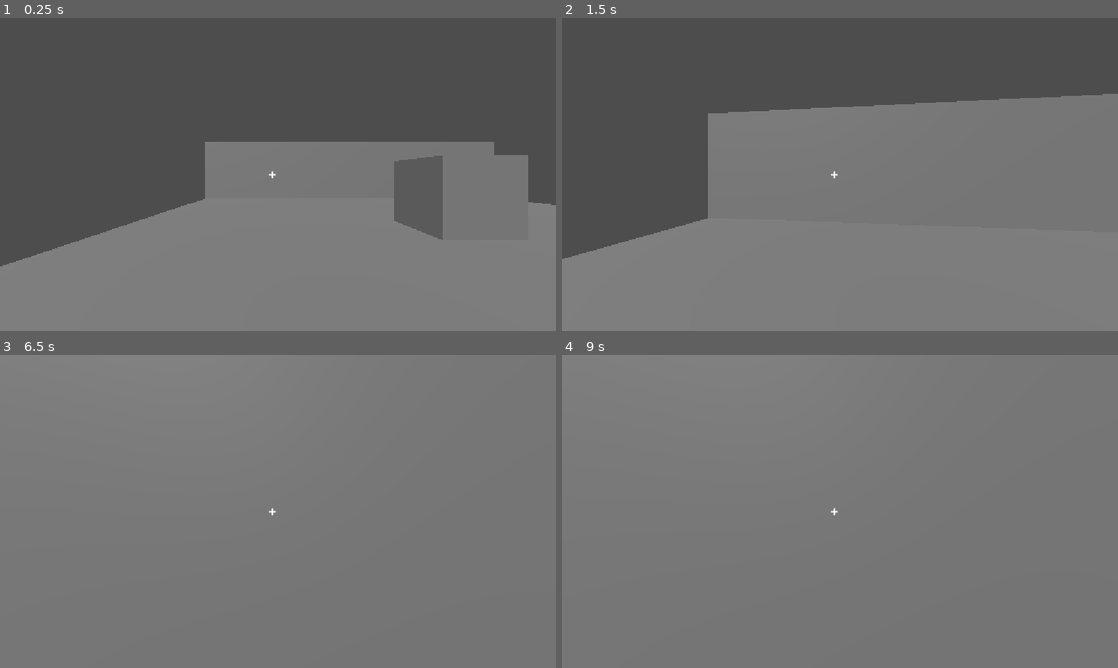
Above: before the commit, frames 1-4 (two rows, left to right).
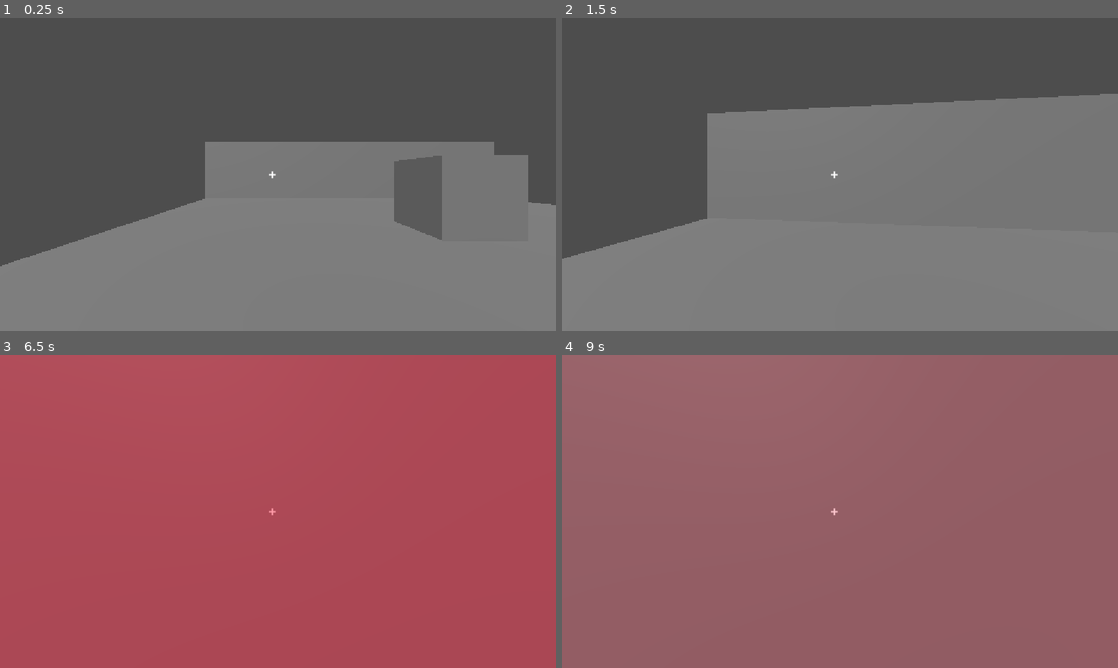
Above: after the commit, the same moments.

Repository: xXJotaHacheXx/Socavon
Game: Godot game, scene res://escenas/prueba.tscn
The game is run twice, just before and just after one commit, with the same random seed, the same clock (stepped at 60 frames per second) and the same inputs.
Inputs (mouse positions are in pixels of both pictures, inside the frame that each line leads up to):
- Up to frame 1 (0.25 s): no input
- Up to frame 2 (1.5 s): tap Enter at 0.5 s; move the mouse to (867, 174) at 0.52 s; hold Shift (correr) 0.53-1.28 s; hold W (adelante) from 0.53 s (still down); move the mouse to (812, 174) at 1.27 s; click (812, 174) at 1.35 s
- Up to frame 3 (6.5 s): move the mouse to (289, 505) at 2.02 s; hold Shift (correr) 2.03-2.78 s; tap Space at 2.75, 5 s; move the mouse to (272, 517) at 2.77 s; click (272, 517) at 2.85 s; tap Enter at 3.5, 5.75 s; move the mouse to (316, 514) at 3.52 s; hold Shift (correr) 3.53-4.28 s; move the mouse to (233, 508) at 4.27 s; click (233, 508) at 4.35 s; move the mouse to (283, 511) at 5.02 s; hold Shift (correr) 5.03-5.78 s; move the mouse to (255, 505) at 5.77 s; release W (adelante) at 5.78 s; hold D (derecha) from 5.78 s (still down); click (255, 505) at 5.85 s
- Up to frame 4 (9 s): move the mouse to (867, 511) at 6.52 s; release D (derecha) at 6.53 s; hold Shift (correr) 6.53-7.28 s; hold W (adelante) 6.53-8.78 s; tap Space at 7.25 s; move the mouse to (812, 511) at 7.27 s; click (812, 511) at 7.35 s; move the mouse to (851, 505) at 8.02 s; hold Shift (correr) 8.03-8.78 s; move the mouse to (834, 517) at 8.77 s; hold A (izquierda) from 8.78 s (still down); click (834, 517) at 8.85 s

The runs differ from the first frame. In frame 1, less than 0.1% of the frame differs, in the area x 0-98%, y 44-80%; in frame 2, less than 0.1%; in frame 3, 100%, in the area x 0-100%, y 0-100%; in frame 4, 100%.

Commit message:
Barretero: maruina de estados, navegacion y muerte

Diff:
--- /dev/null
+++ b/escenas/barretero.tscn
@@ -0,0 +1,23 @@
+[gd_scene format=3 uid="uid://ptbu42m5anjk"]
+
+[ext_resource type="Script" uid="uid://j025snewab0h" path="res://scripts/barretero.gd" id="1_luhem"]
+
+[sub_resource type="CapsuleShape3D" id="CapsuleShape3D_cg8h7"]
+radius = 0.4
+height = 1.8
+
+[sub_resource type="BoxMesh" id="BoxMesh_cg8h7"]
+size = Vector3(0.8, 1.8, 0.45)
+
+[node name="Barretero" type="CharacterBody3D" unique_id=1066758173]
+script = ExtResource("1_luhem")
+
+[node name="CollisionShape3D" type="CollisionShape3D" parent="." unique_id=1028749252]
+transform = Transform3D(1, 0, 0, 0, 1, 0, 0, 0, 1, 0, 0.9, 0)
+shape = SubResource("CapsuleShape3D_cg8h7")
+
+[node name="Cuerpo" type="MeshInstance3D" parent="." unique_id=1057062020]
+transform = Transform3D(1, 0, 0, 0, 1, 0, 0, 0, 1, 0, 0.9, 0)
+mesh = SubResource("BoxMesh_cg8h7")
+
+[node name="NavigationAgent3D" type="NavigationAgent3D" parent="." unique_id=1577971917]
--- a/escenas/jugador.tscn
+++ b/escenas/jugador.tscn
@@ -7,9 +7,7 @@
 radius = 0.4
 height = 1.8
 
-[sub_resource type="CapsuleMesh" id="CapsuleMesh_whjgx"]
-
-[node name="Jugador" type="CharacterBody3D" unique_id=567177567]
+[node name="Jugador" type="CharacterBody3D" unique_id=567177567 groups=["jugador"]]
 script = ExtResource("1_tml57")
 
 [node name="CollisionShape3D" type="CollisionShape3D" parent="." unique_id=1163978527]
@@ -29,10 +27,6 @@
 light_energy = 4.0
 omni_range = 6.0
 
-[node name="MeshInstance3D" type="MeshInstance3D" parent="." unique_id=1004671964]
-transform = Transform3D(1, 0, 0, 0, 1, 0, 0, 0, 1, 0, 0.9, 0)
-mesh = SubResource("CapsuleMesh_whjgx")
-
 [node name="HUD" type="CanvasLayer" parent="." unique_id=2107753356]
 
 [node name="Label" type="Label" parent="HUD" unique_id=1309283211]
@@ -49,3 +43,12 @@
 grow_vertical = 2
 theme_override_font_sizes/font_size = 28
 text = "+"
+
+[node name="Dano" type="ColorRect" parent="HUD" unique_id=1701464851]
+anchors_preset = 15
+anchor_right = 1.0
+anchor_bottom = 1.0
+grow_horizontal = 2
+grow_vertical = 2
+mouse_filter = 2
+color = Color(1, 0, 0.12941177, 0)
--- a/escenas/prueba.tscn
+++ b/escenas/prueba.tscn
@@ -2,6 +2,13 @@
 
 [ext_resource type="PackedScene" uid="uid://bj7n5u2bfpyiq" path="res://escenas/jugador.tscn" id="1_bfths"]
 [ext_resource type="Script" uid="uid://ciqa56cv0u5kc" path="res://scripts/blanco.gd" id="2_2jt68"]
+[ext_resource type="PackedScene" uid="uid://ptbu42m5anjk" path="res://escenas/barretero.tscn" id="3_mdukl"]
+
+[sub_resource type="NavigationMesh" id="NavigationMesh_cg8h7"]
+vertices = PackedVector3Array(-9.420843, -0.59780455, -7.6428213, -9.420843, -0.59780455, 8.857179, 9.579157, -0.59780455, 8.857179, 9.579157, -0.59780455, -7.6428213)
+polygons = [PackedInt32Array(3, 2, 0), PackedInt32Array(0, 2, 1)]
+geometry_parsed_geometry_type = 1
+agent_height = 1.8
 
 [sub_resource type="BoxMesh" id="BoxMesh_cg8h7"]
 
@@ -9,34 +16,41 @@
 
 [node name="Prueba" type="Node3D" unique_id=669747661]
 
-[node name="Piso" type="CSGBox3D" parent="." unique_id=1783359532]
-transform = Transform3D(1, 0, 0, 0, 1, 0, 0, 0, 1, 0.13950908, -1.5978045, 0.6071787)
-use_collision = true
-size = Vector3(20, 1, 20)
-
-[node name="Pared1" type="CSGBox3D" parent="." unique_id=1148852472]
-transform = Transform3D(1, 0, 0, 0, 1, 0, 0, 0, 1, 0.118, 1, 10)
-use_collision = true
-size = Vector3(20, 4, 1)
-
-[node name="Pared2" type="CSGBox3D" parent="." unique_id=1396580068]
-transform = Transform3D(1, 0, 0, 0, 1, 0, 0, 0, 1, 0.0791567, 0.8249574, -8.84316)
-use_collision = true
-size = Vector3(20, 4, 1)
-
 [node name="DirectionalLight3D" type="DirectionalLight3D" parent="." unique_id=813810445]
 transform = Transform3D(0.8660254, 0.35355338, -0.35355338, 0, 0.70710677, 0.70710677, 0.5, -0.6123724, 0.6123724, 0, 0, 0)
 
 [node name="Jugador" parent="." unique_id=2024137595 instance=ExtResource("1_bfths")]
 transform = Transform3D(1, 0, 0, 0, 1, 0, 0, 0, 1, -4.883, -1, 5.804)
 
-[node name="Blanco" type="StaticBody3D" parent="." unique_id=38723292]
+[node name="NavigationRegion3D" type="NavigationRegion3D" parent="." unique_id=1551649182]
+transform = Transform3D(1, 0, 0, 0, 1, 0, 0, 0, 1, -0.024795532, 0.0551672, 0.015434265)
+navigation_mesh = SubResource("NavigationMesh_cg8h7")
+
+[node name="Blanco" type="StaticBody3D" parent="NavigationRegion3D" unique_id=38723292]
 script = ExtResource("2_2jt68")
 
-[node name="MeshInstance3D" type="MeshInstance3D" parent="Blanco" unique_id=294476812]
+[node name="MeshInstance3D" type="MeshInstance3D" parent="NavigationRegion3D/Blanco" unique_id=294476812]
 transform = Transform3D(2, 0, 0, 0, 2, 0, 0, 0, 2, 0, 0, 0)
 mesh = SubResource("BoxMesh_cg8h7")
 
-[node name="CollisionShape3D" type="CollisionShape3D" parent="Blanco" unique_id=624482905]
+[node name="CollisionShape3D" type="CollisionShape3D" parent="NavigationRegion3D/Blanco" unique_id=624482905]
 transform = Transform3D(2, 0, 0, 0, 2, 0, 0, 0, 2, 0, 0, 0)
 shape = SubResource("BoxShape3D_whjgx")
+
+[node name="Piso" type="CSGBox3D" parent="NavigationRegion3D" unique_id=1783359532]
+transform = Transform3D(1, 0, 0, 0, 1, 0, 0, 0, 1, 0.13950908, -1.5978045, 0.6071787)
+use_collision = true
+size = Vector3(20, 1, 20)
+
+[node name="Pared1" type="CSGBox3D" parent="NavigationRegion3D" unique_id=1148852472]
+transform = Transform3D(1, 0, 0, 0, 1, 0, 0, 0, 1, 0.118, 1, 10)
+use_collision = true
+size = Vector3(20, 4, 1)
+
+[node name="Pared2" type="CSGBox3D" parent="NavigationRegion3D" unique_id=1396580068]
+transform = Transform3D(1, 0, 0, 0, 1, 0, 0, 0, 1, 0.0791567, 0.8249574, -8.84316)
+use_collision = true
+size = Vector3(20, 4, 1)
+
+[node name="Barretero" parent="." unique_id=1066758173 instance=ExtResource("3_mdukl")]
+transform = Transform3D(1, 0, 0, 0, 1, 0, 0, 0, 1, 7, -1, -5)
--- /dev/null
+++ b/scripts/barretero.gd
@@ -0,0 +1,140 @@
+extends CharacterBody3D
+
+enum Estado { INACTIVO, PERSECUCION, ATAQUE, MUERTO }
+
+@export var vida := 40.0
+@export var velocidad := 3.2
+@export var dano := 12.0
+@export var distancia_vision := 20.0
+@export var distancia_ataque := 2.0
+@export var cadencia_ataque := 1.2
+
+var estado := Estado.INACTIVO
+var jugador: Node3D
+var puede_atacar := true
+
+@onready var agente: NavigationAgent3D = $NavigationAgent3D
+@onready var cuerpo: MeshInstance3D = $Cuerpo
+
+
+func _ready() -> void:
+	jugador = get_tree().get_first_node_in_group("jugador")
+	agente.path_desired_distance = 0.5
+	agente.target_desired_distance = distancia_ataque * 0.9
+	await get_tree().physics_frame
+
+
+func _physics_process(delta: float) -> void:
+	if estado == Estado.MUERTO or jugador == null:
+		return
+
+	if not is_on_floor():
+		velocity += get_gravity() * delta
+
+	var distancia := global_position.distance_to(jugador.global_position)
+
+	match estado:
+		Estado.INACTIVO:
+			velocity.x = 0.0
+			velocity.z = 0.0
+			if distancia < distancia_vision and _ve_al_jugador():
+				estado = Estado.PERSECUCION
+
+		Estado.PERSECUCION:
+			if distancia <= distancia_ataque:
+				estado = Estado.ATAQUE
+			else:
+				_perseguir()
+
+		Estado.ATAQUE:
+			velocity.x = 0.0
+			velocity.z = 0.0
+			if distancia > distancia_ataque * 1.4:
+				estado = Estado.PERSECUCION
+			else:
+				_atacar()
+
+	if estado != Estado.INACTIVO:
+		_mirar_al_jugador()
+
+	move_and_slide()
+
+
+func _perseguir() -> void:
+	agente.target_position = jugador.global_position
+	var siguiente := agente.get_next_path_position()
+	var direccion := (siguiente - global_position).normalized()
+	velocity.x = direccion.x * velocidad
+	velocity.z = direccion.z * velocidad
+
+
+func _mirar_al_jugador() -> void:
+	var objetivo := jugador.global_position
+	objetivo.y = global_position.y
+	if global_position.distance_to(objetivo) > 0.1:
+		look_at(objetivo, Vector3.UP)
+
+
+func _ve_al_jugador() -> bool:
+	var espacio := get_world_3d().direct_space_state
+	var desde := global_position + Vector3.UP * 1.5
+	var hasta := jugador.global_position + Vector3.UP * 1.0
+
+	var consulta := PhysicsRayQueryParameters3D.create(desde, hasta)
+	consulta.exclude = [get_rid()]
+
+	var golpe := espacio.intersect_ray(consulta)
+	return golpe.is_empty() or golpe.get("collider") == jugador
+
+
+func _atacar() -> void:
+	if not puede_atacar:
+		return
+
+	puede_atacar = false
+	if jugador.has_method("recibir_dano"):
+		jugador.recibir_dano(dano)
+
+	await get_tree().create_timer(cadencia_ataque).timeout
+	puede_atacar = true
+
+
+func recibir_dano(cantidad: float) -> void:
+	if estado == Estado.MUERTO:
+		return
+
+	vida -= cantidad
+	if estado == Estado.INACTIVO:
+		estado = Estado.PERSECUCION
+
+	_destello()
+
+	if vida <= 0.0:
+		_morir()
+
+
+func _destello() -> void:
+	var rojo := StandardMaterial3D.new()
+	rojo.albedo_color = Color(1.0, 0.3, 0.2)
+	cuerpo.material_override = rojo
+
+	await get_tree().create_timer(0.08).timeout
+
+	if is_instance_valid(cuerpo) and estado != Estado.MUERTO:
+		cuerpo.material_override = null
+
+
+func _morir() -> void:
+	estado = Estado.MUERTO
+	velocity = Vector3.ZERO
+	$CollisionShape3D.set_deferred("disabled", true)
+
+	var gris := StandardMaterial3D.new()
+	gris.albedo_color = Color(0.25, 0.22, 0.2)
+	cuerpo.material_override = gris
+
+	var tween := create_tween()
+	tween.tween_property(self, "rotation:x", deg_to_rad(-90), 0.35)
+	tween.tween_interval(3.0)
+	tween.tween_property(self, "scale", Vector3(1.0, 0.02, 1.0), 0.4)
+	tween.tween_callback(queue_free)
--- a/scripts/movimiento.gd
+++ b/scripts/movimiento.gd
@@ -3,22 +3,24 @@
 @export var velocidad_caminar := 6.0
 @export var velocidad_correr := 9.5
 @export var sensibilidad := 0.0025
-
+@export var vida_maxima := 100.0
 @export var aceleracion := 45.0
 @export var friccion := 60.0
 @export var balanceo_fuerza := 0.06
 @export var balanceo_ritmo := 12.0
 
+var vida := 100.0
 var estamina := 100.0
 var tiempo_balanceo := 0.0
 var camara_y := 0.0
 
 @onready var camara: Camera3D = $Camera3D
-
+@onready var destello: ColorRect = $HUD/Dano
 
 func _ready() -> void:
 	Input.mouse_mode = Input.MOUSE_MODE_CAPTURED
 	camara_y = camara.position.y
+	vida = vida_maxima
 
 
 func _unhandled_input(evento: InputEvent) -> void:
@@ -72,3 +74,13 @@
 		tiempo_balanceo = 0.0
 		camara.position.y = lerp(camara.position.y, camara_y, delta * 10.0)
 		camara.position.x = lerp(camara.position.x, 0.0, delta * 10.0)
+
+func recibir_dano(cantidad: float) -> void:
+	vida -= cantidad
+	print("Vida del jugador: ", vida)
+
+	destello.color.a = 0.45
+	create_tween().tween_property(destello, "color:a", 0.0, 0.25)
+
+	if vida <= 0.0:
+		get_tree().reload_current_scene()
Not shown, added: scripts/barretero.gd.uid
